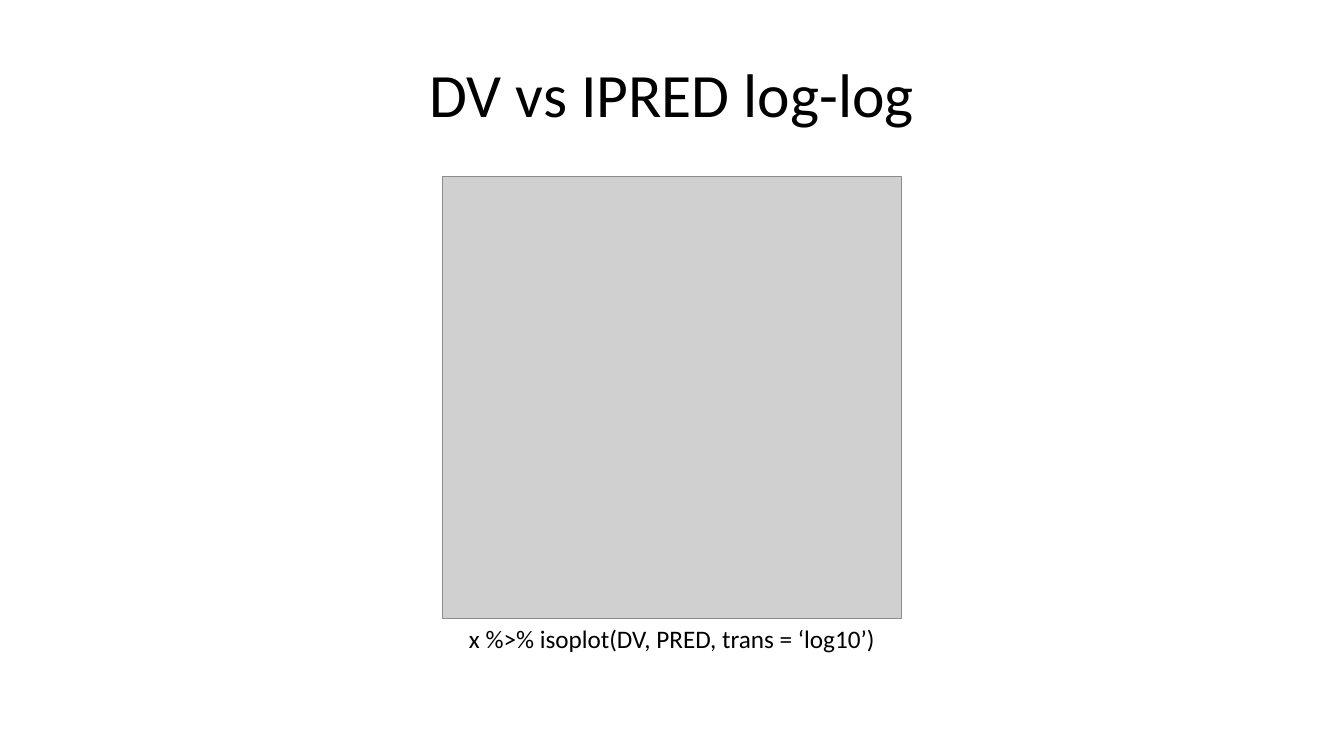
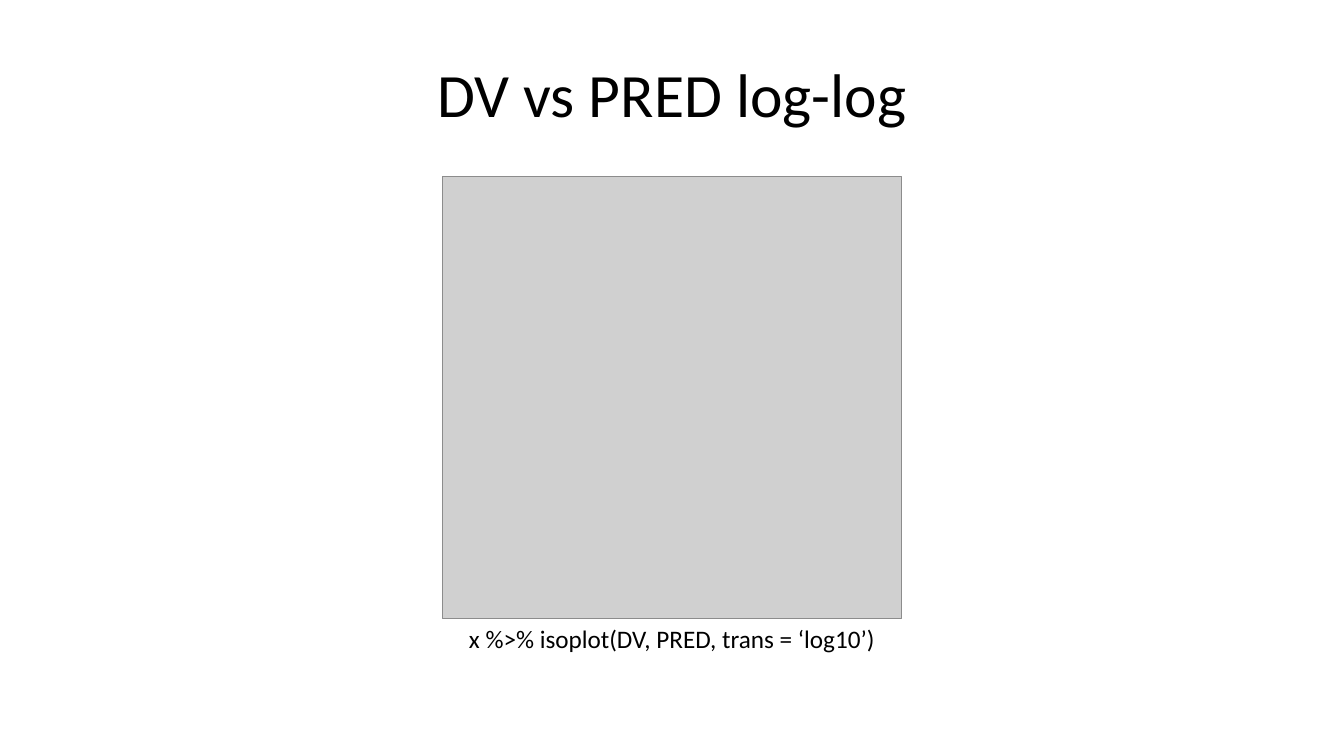
Before and after one commit to bergsmat/yamlet, a slide deck: slide 5 of inst/extdata/modeling/diagnostics.pptx. Drawn at 1344x756 pixels with LibreOffice and Linux fonts; fonts in the diff are those of the drawing; grey boxes stand for pictures. Boxes give left, top, right and bottom in pixels: in the first picture for what was removed or moved away, otherwise in the second. Text is boxed around its words. In the diff, an @@ line names an element or a change of style, - is before the commit and + after.

```diff
--- a/inst/extdata/modeling/diagnostics.pptx
+++ b/inst/extdata/modeling/diagnostics.pptx
@@ title at [437,74,906,128]: text changed @@
-DV vs IPRED log-log
+DV vs PRED log-log
```
Also in this commit, not shown: 2 other slides changed, 15 other files.
